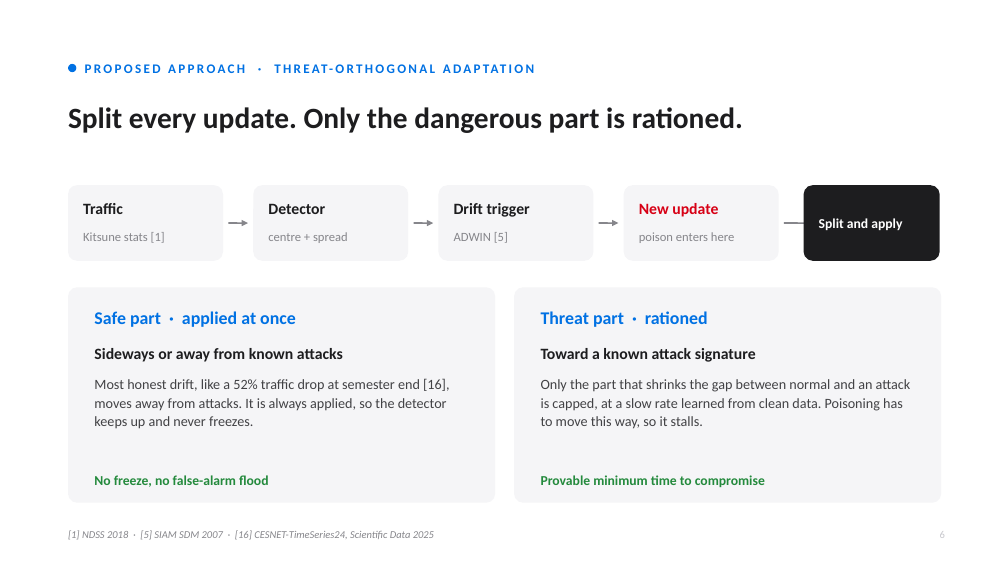
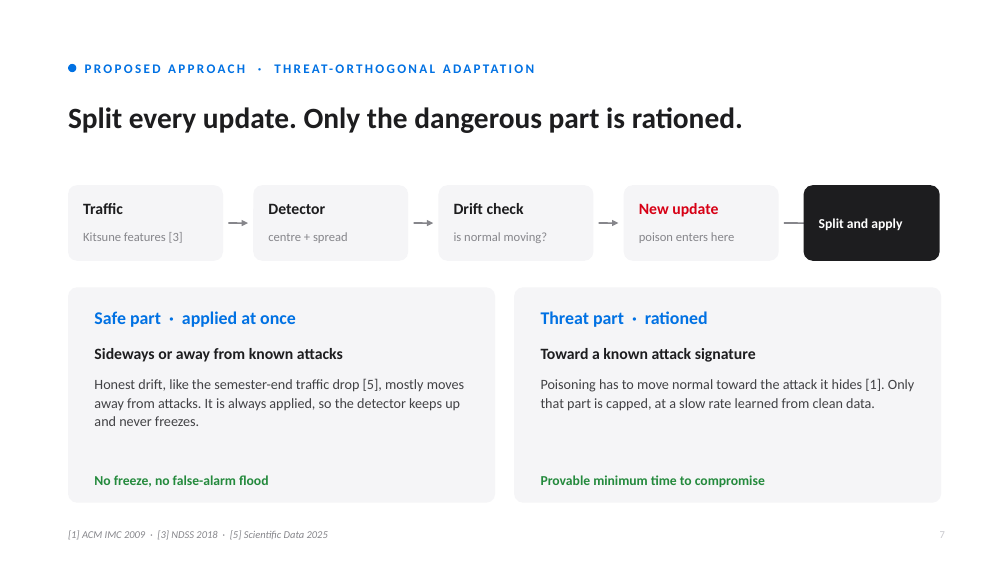
Before and after one commit to IOT-snu/brainstorming, a slide deck: slide 7 of CSD457_First_Presentation.pptx (slide 6 before the commit). Drawn at 1008x567 pixels with LibreOffice and Linux fonts; fonts in the diff are those of the drawing. Boxes give left, top, right and bottom in pixels: in the first picture for what was removed or moved away, otherwise in the second. Text is boxed around its words. In the diff, an @@ line names an element or a change of style, - is before the commit and + after.

```diff
--- a/CSD457_First_Presentation.pptx
+++ b/CSD457_First_Presentation.pptx
@@ text at box(454, 203, 524, 214): text changed @@
-Drift trigger
+Drift check
@@ text at box(83, 232, 183, 243): text changed @@
-Kitsune stats [1]
+Kitsune features [3]
@@ text at box(454, 232, 548, 243): text changed @@
-ADWIN [5]
+is normal moving?
@@ text at box(94, 378, 464, 426): text changed @@
-Most honest drift, like a 52% traffic drop at semester end [16], moves away from attacks. It is always applied, so the detector keeps up and never freezes.
+Honest drift, like the semester-end traffic drop [5], mostly moves away from attacks. It is always applied, so the detector keeps up and never freezes.
@@ text at box(541, 378, 914, 411): text changed @@
-Only the part that shrinks the gap between normal and an attack is capped, at a slow rate learned from clean data. Poisoning has to move this way, so it stalls.
+Poisoning has to move normal toward the attack it hides [1]. Only that part is capped, at a slow rate learned from clean data.
@@ text at box(68, 530, 328, 540): text changed @@
-[1] NDSS 2018 · [5] SIAM SDM 2007 · [16] CESNET-TimeSeries24, Scientific Data 2025
+[1] ACM IMC 2009 · [3] NDSS 2018 · [5] Scientific Data 2025
```
Also in this commit, not shown: 9 other slides changed, 1 slide added, 1 other file.
